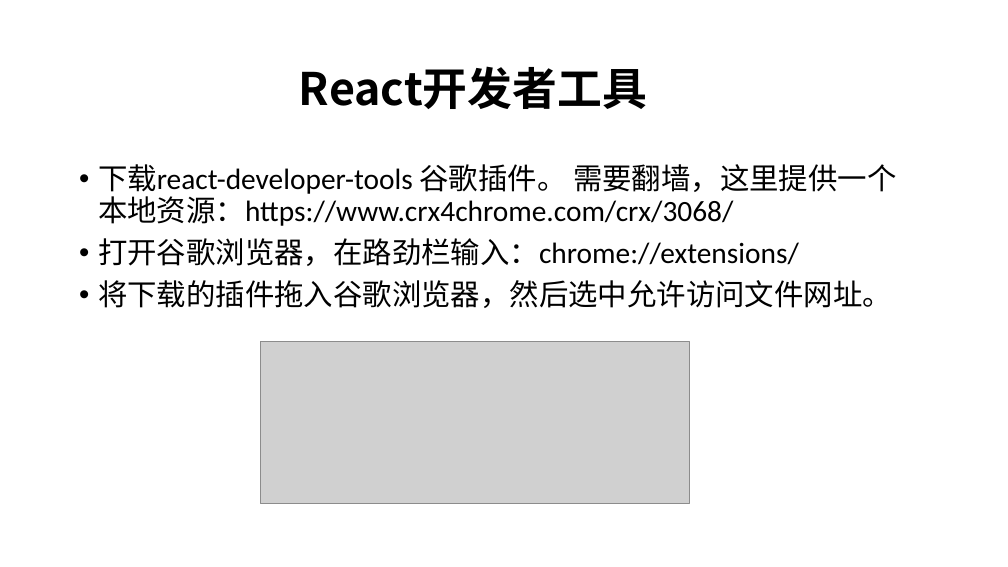
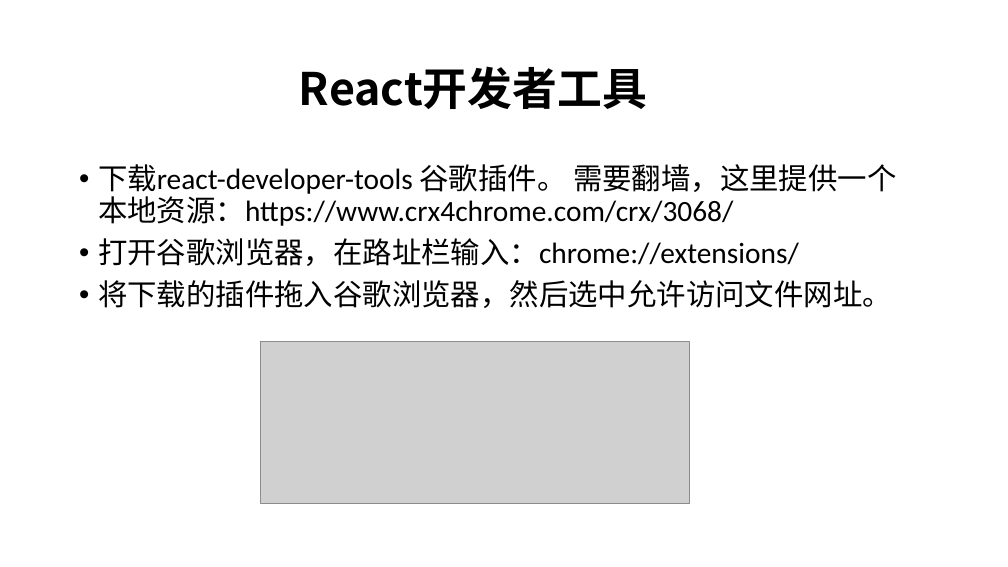
Before and after one commit to RubyLouvre/tx-todolist, a slide deck: slide 4 of TodoList.pptx (slide 5 before the commit). Drawn at 1008x567 pixels with LibreOffice and Linux fonts; fonts in the diff are those of the drawing; grey boxes stand for pictures; background and template pictures are left out. Boxes give left, top, right and bottom in pixels: in the first picture for what was removed or moved away, otherwise in the second. Text is boxed around its words. In the diff, an @@ line names an element or a change of style, - is before the commit and + after.

```diff
--- a/TodoList.pptx
+++ b/TodoList.pptx
@@ text at (x1=98, y1=238, x2=799, y2=266): text changed @@
-• 打开谷歌浏览器，在路劲栏输入：chrome://extensions/
+• 打开谷歌浏览器，在路址栏输入：chrome://extensions/
```
Also in this commit, not shown: 5 other slides changed, 3 slides added, 2 slides removed, 2 other files.
